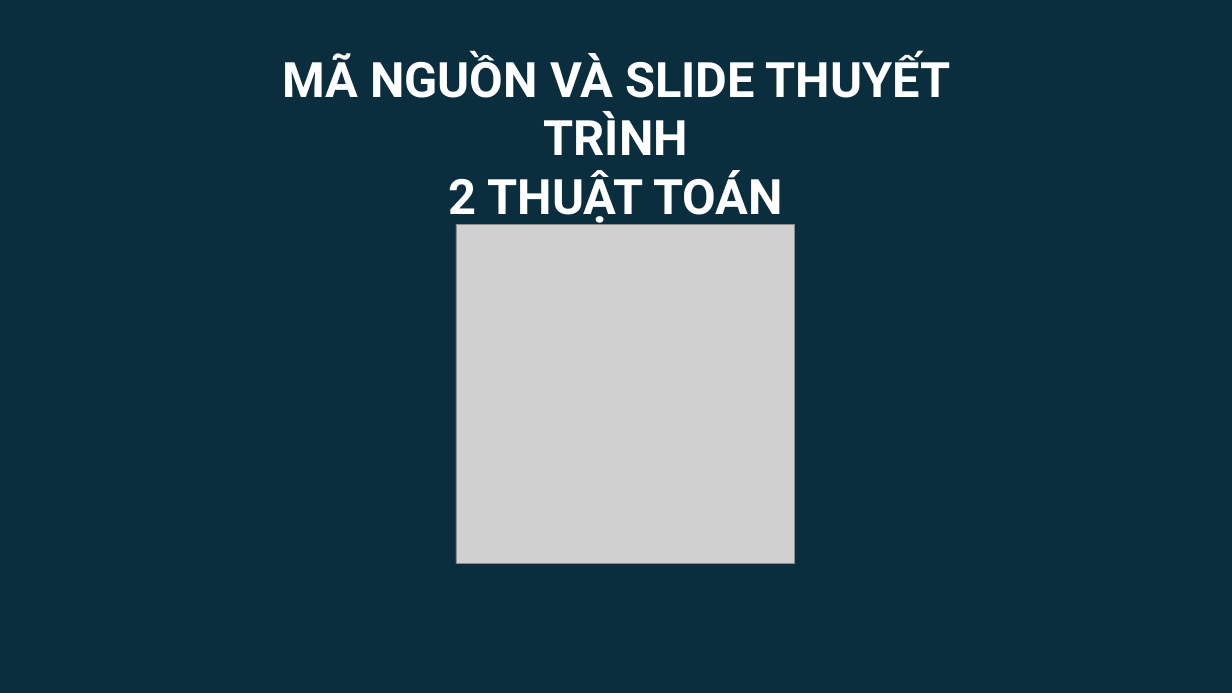
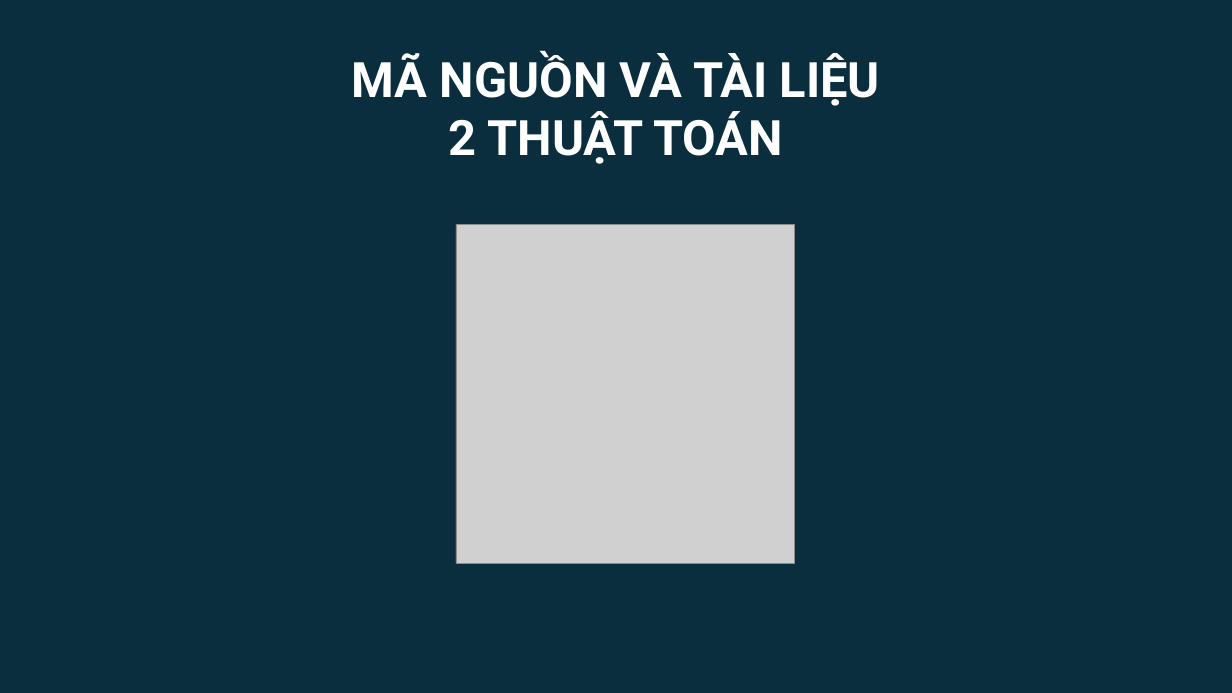
Before and after one commit to ngotuanviet/BTLDSA, a slide deck: slide 3 of ThuyetTrinh/SlideThuyetTrinh.pptx. Drawn at 1232x693 pixels with LibreOffice and Linux fonts; fonts in the diff are those of the drawing; grey boxes stand for pictures. Boxes give left, top, right and bottom in pixels: in the first picture for what was removed or moved away, otherwise in the second. Text is boxed around its words. In the diff, an @@ line names an element or a change of style, - is before the commit and + after.

Commit message:
chage title

```diff
--- a/ThuyetTrinh/SlideThuyetTrinh.pptx
+++ b/ThuyetTrinh/SlideThuyetTrinh.pptx
@@ text at (351,52,880,106): text changed @@
-MÃ NGUỒN VÀ SLIDE THUYẾT TRÌNH
+MÃ NGUỒN VÀ TÀI LIỆU
```
